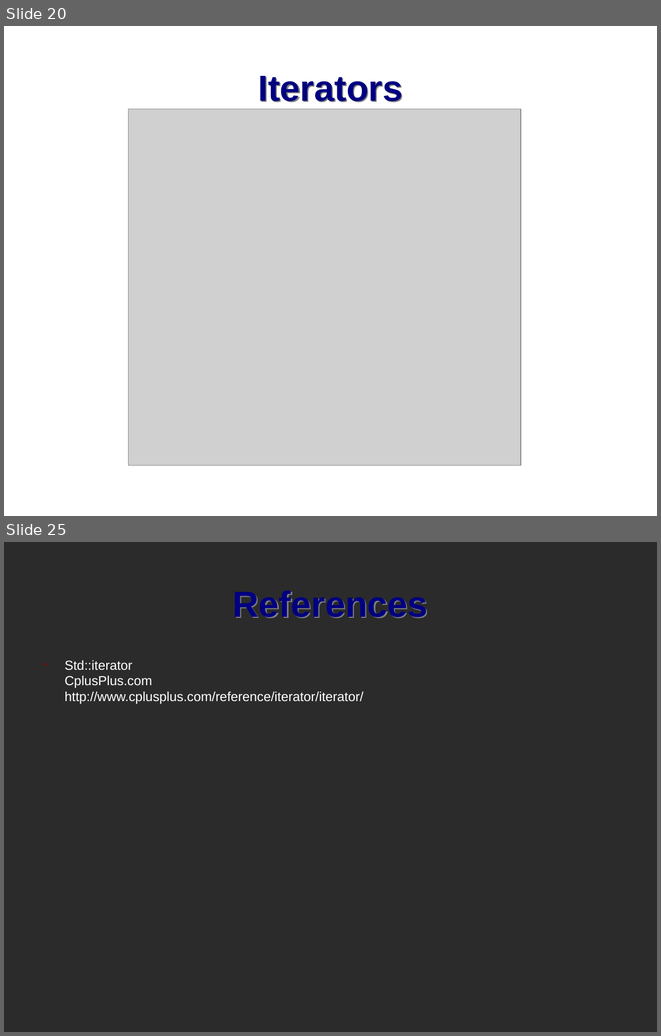
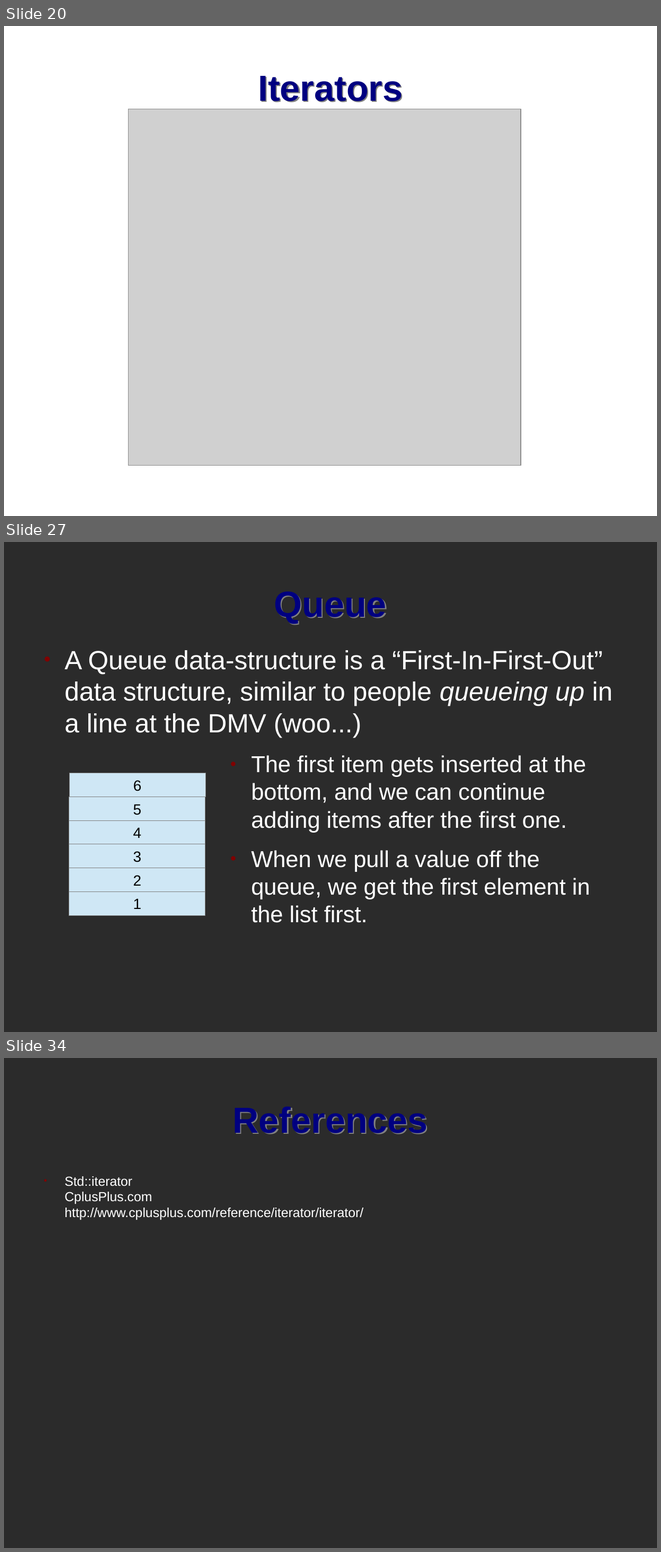
Before and after one commit to mactwist555/CPP-Course, a slide deck: Lecture/12 STL Data Structures and Iterators/1 STL Data Structures.odp. Shown one above the other, each under a label of ours: slides 20 and 25 before the commit, slides 20, 27 and 34 after it; the slides between them are not shown. The pictures are 661x1036 and 661x1552 pixels, drawn with LibreOffice and Linux fonts; fonts in the diff are those of the drawing; grey boxes stand for pictures; background and template pictures are left out; a plain dark background stands for a picture behind light text. Boxes give left, top, right and bottom in pixels: in the first picture for what was removed or moved away, otherwise in the second. Text is boxed around its words. In the diff, an @@ line names an element or a change of style, - is before the commit and + after.

```diff
--- a/Lecture/12 STL Data Structures and Iterators/1 STL Data Structures.odp
+++ b/Lecture/12 STL Data Structures and Iterators/1 STL Data Structures.odp
@@ slide 27 added at bbox=[4, 542, 657, 1032], background picture (left out) @@
@@ title added at bbox=[274, 591, 387, 623], 44 pt, text #000080, bold @@
+Queue
@@ text added at bbox=[64, 650, 613, 737], 32 pt, text #FFFFFF @@
+● A Queue data-structure is a “First-In-First-Out” data structure, similar to people queueing up in a line at the DMV (woo...)
@@ text added at bbox=[251, 755, 590, 923], 28 pt, text #FFFFFF @@
+● The first item gets inserted at the bottom, and we can continue adding items after the first one.
+● When we pull a value off the queue, we get the first element in the list first.
@@ rectangle added at bbox=[69, 773, 205, 797], fill #CFE7F5, outline #808080 0 pt, 18 pt, text #000000 @@
+6
@@ rectangle added at bbox=[69, 797, 205, 820], fill #CFE7F5, outline #808080 0 pt, 18 pt, text #000000 @@
+5
@@ rectangle added at bbox=[69, 820, 205, 844], fill #CFE7F5, outline #808080 0 pt, 18 pt, text #000000 @@
+4
@@ rectangle added at bbox=[69, 844, 205, 868], fill #CFE7F5, outline #808080 0 pt, 18 pt, text #000000 @@
+3
@@ rectangle added at bbox=[69, 868, 205, 892], fill #CFE7F5, outline #808080 0 pt, 18 pt, text #000000 @@
+2
@@ rectangle added at bbox=[69, 892, 205, 915], fill #CFE7F5, outline #808080 0 pt, 18 pt, text #000000 @@
+1
@@ what was slide 25 is now slide 34 @@
```
Also in this commit, not shown: 12 other slides added, 4 slides removed.
